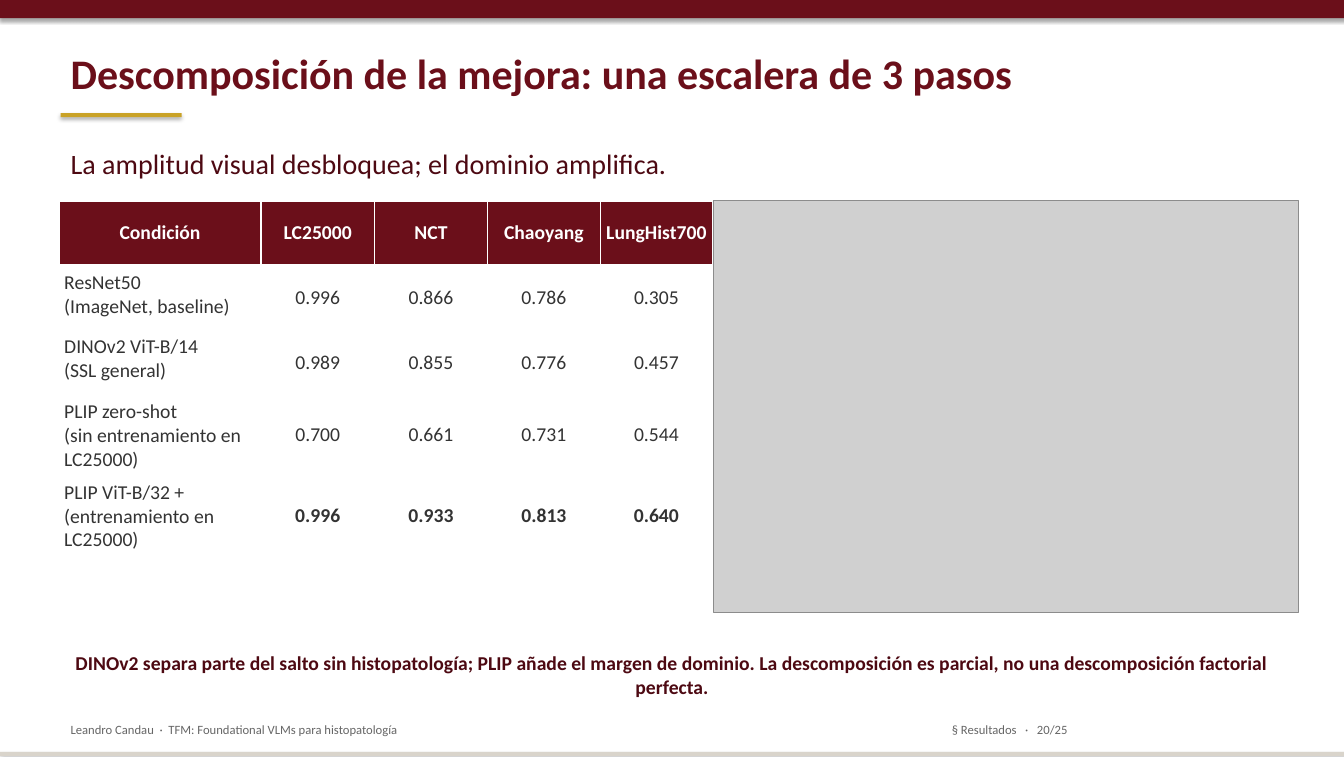
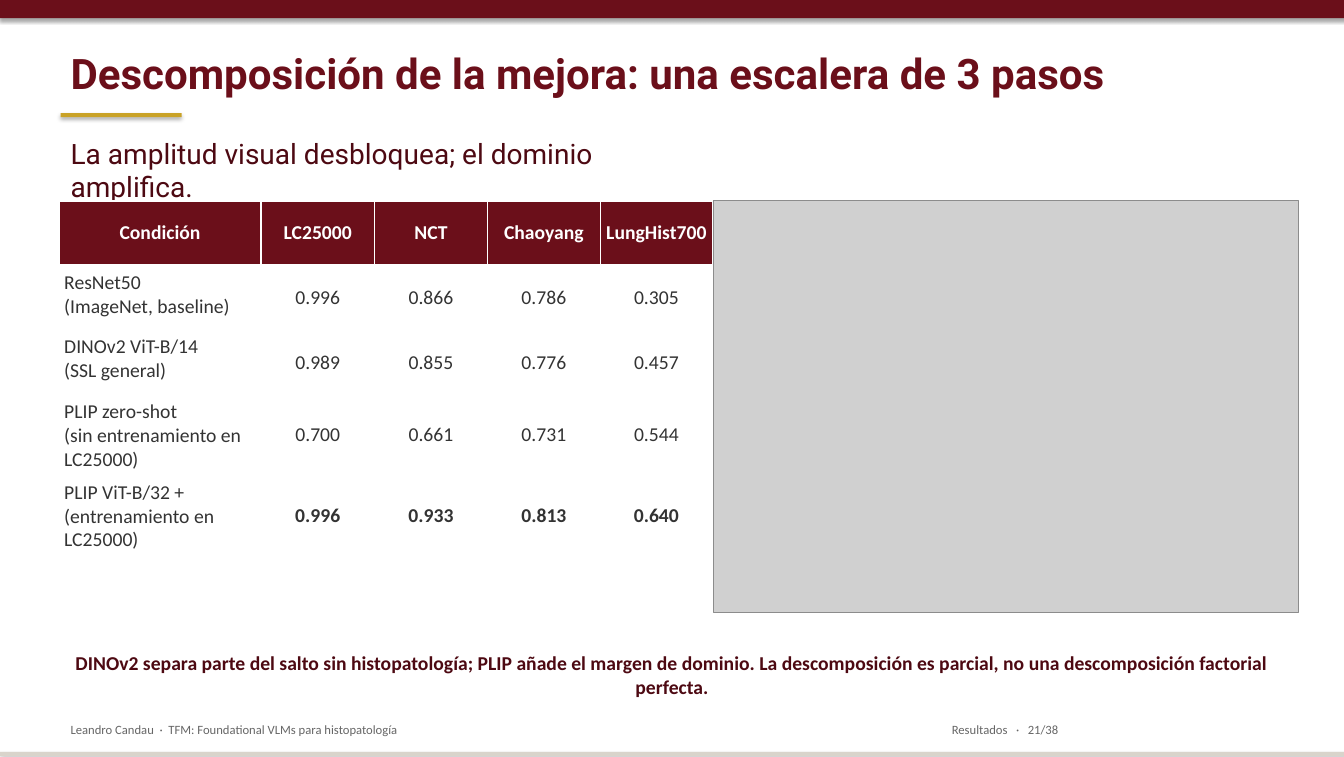
Before and after one commit to lcandau/histopathology-clip-lab, a slide deck: slide 21 of report/TFM_defense.pptx (slide 20 before the commit). Drawn at 1344x757 pixels with LibreOffice and Linux fonts; fonts in the diff are those of the drawing; grey boxes stand for pictures. Boxes give left, top, right and bottom in pixels: in the first picture for what was removed or moved away, otherwise in the second. Text is boxed around its words. In the diff, an @@ line names an element or a change of style, - is before the commit and + after.

```diff
--- a/report/TFM_defense.pptx
+++ b/report/TFM_defense.pptx
@@ text "Descomposición de la mejora: una ..." at (x1=71, y1=57, x2=1104, y2=98): font Calibri to Roboto @@
@@ text "La amplitud visual desbloquea; el ..." at (x1=71, y1=143, x2=593, y2=205): font Calibri to Roboto @@
@@ text "La amplitud visual desbloquea; el ..." moved from (x1=71, y1=154, x2=666, y2=179) to (x1=71, y1=143, x2=593, y2=205) @@
@@ text at (x1=952, y1=725, x2=1058, y2=734): text changed @@
-§ Resultados · 20/25
+Resultados · 21/38
```
Also in this commit, not shown: 18 other slides changed, 14 slides added, 1 slide removed, 1 other file.
